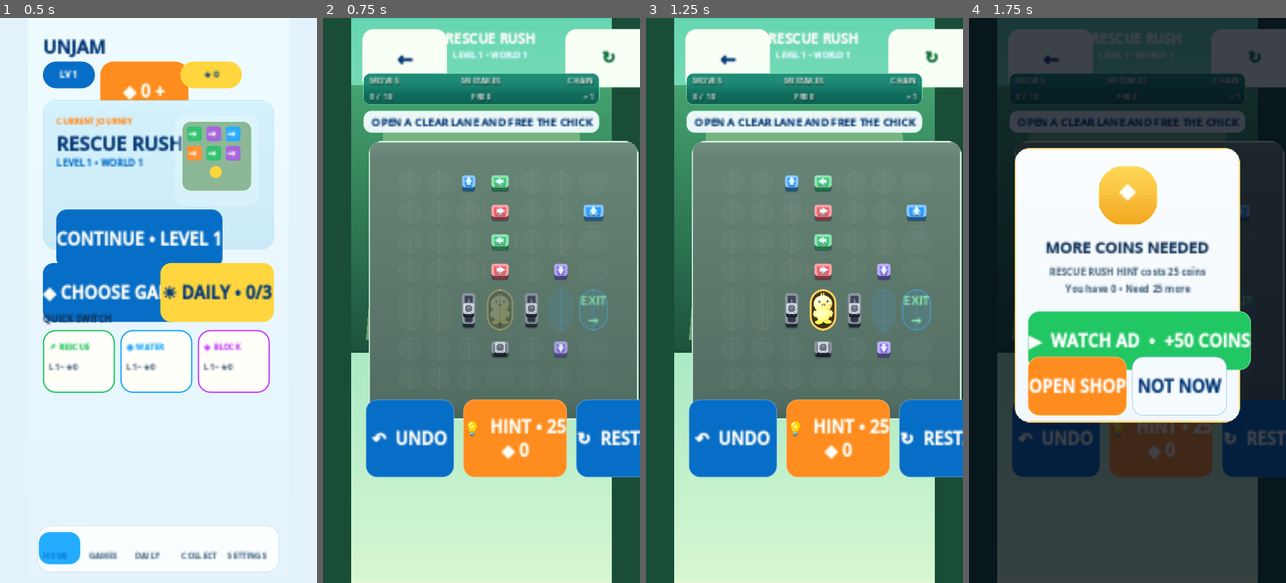
Above: before the commit, frames 1-4 (left to right).
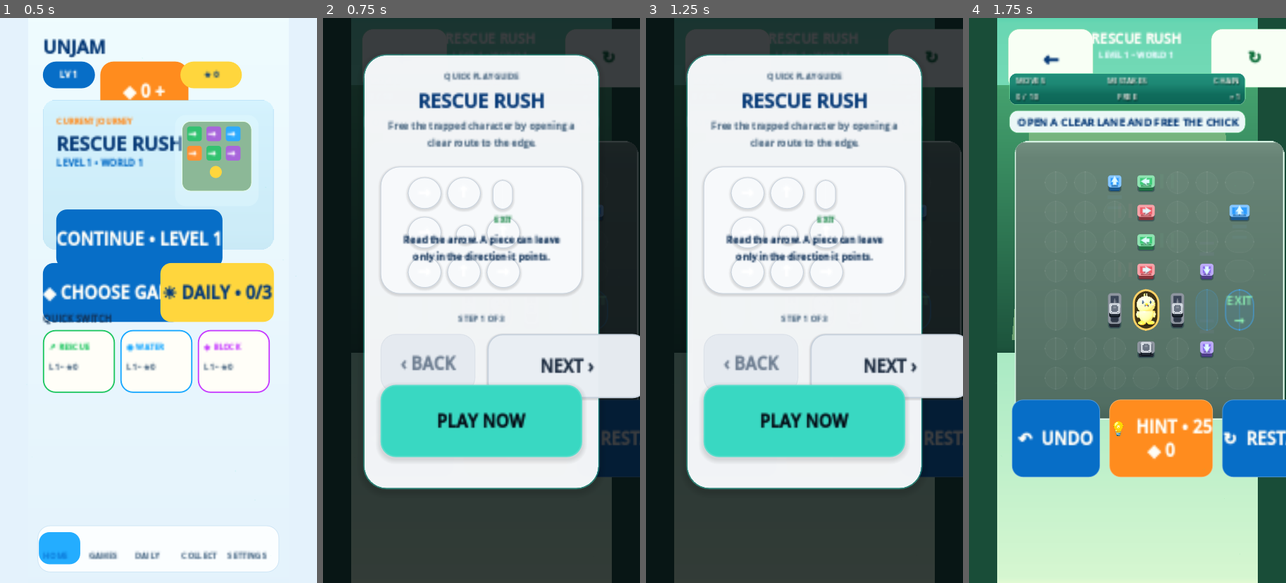
Above: after the commit, the same moments.

Repository: eghosa001/unjam
Game: Godot game, scene res://scenes/Main.tscn
Same seed, same stepped clock (60 frames per second), same inputs: the game is played once before the commit and once after it.
Inputs (mouse positions are in pixels of both pictures, inside the frame that each line leads up to):
- Up to frame 1 (0.5 s): no input
- Up to frame 2 (0.75 s): click "CONTINUE • LEVEL 1" at 0.5 s
- Up to frame 3 (1.25 s): no input
- Up to frame 4 (1.75 s): click (1127, 419) at 1.25 s, where only the run after the commit has a clickable "PLAY NOW"

Frame 1 is identical in both runs. In frame 2, 97% of the frame differs, in the area x 0-100%, y 0-100%; in frame 3, 97%; in frame 4, 100%.
Error before the commit: Parse Error: Cannot infer the type of "liquid_h" variable because the value doesn't have a set type. (res://scripts/ui/ux_shell_casual.gd:228)

Commit message:
Fix Figma tutorial demo typing for Godot 4.7

Diff:
--- a/scripts/ui/ux_shell_casual.gd
+++ b/scripts/ui/ux_shell_casual.gd
@@ -225,7 +225,7 @@
 		glass.add_theme_stylebox_override("panel",FigmaReferenceCanvas.solid_box(Color(0.92,0.99,1.0,0.20),18,Color("a6e7ff"),1))
 		FigmaReferenceCanvas.set_rect(glass,x,20,44,126)
 		_tutorial_demo_root.add_child(glass)
-		var liquid_h := [62.0,82.0,36.0][i]
+		var liquid_h: float = float([62.0,82.0,36.0][i])
 		if step == 1 and i == 2:
 			liquid_h = 62.0
 		var liquid := ColorRect.new()
@@ -269,7 +269,7 @@
 	var positions := [Vector2(41,16),Vector2(100,16),Vector2(41,75),Vector2(159,75),Vector2(41,134),Vector2(100,134),Vector2(159,134)]
 	for i in range(positions.size()):
 		var tile := PanelContainer.new()
-		var tint := colors[i%colors.size()]
+		var tint: Color = colors[i%colors.size()] as Color
 		tile.add_theme_stylebox_override("panel",FigmaReferenceCanvas.rounded_gradient(tint.lightened(0.08),tint.darkened(0.08),10))
 		FigmaReferenceCanvas.set_rect(tile,positions[i].x,positions[i].y,50,47)
 		_tutorial_demo_root.add_child(tile)
